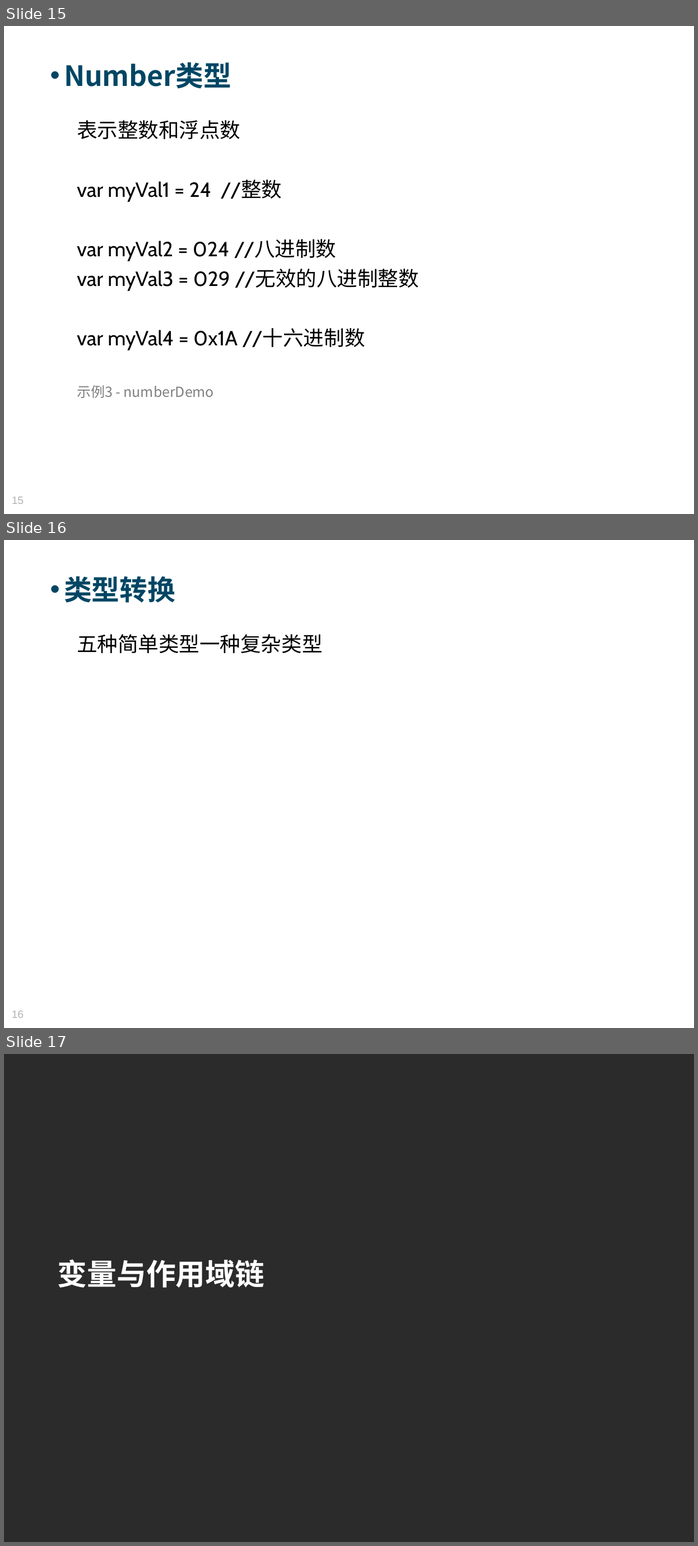
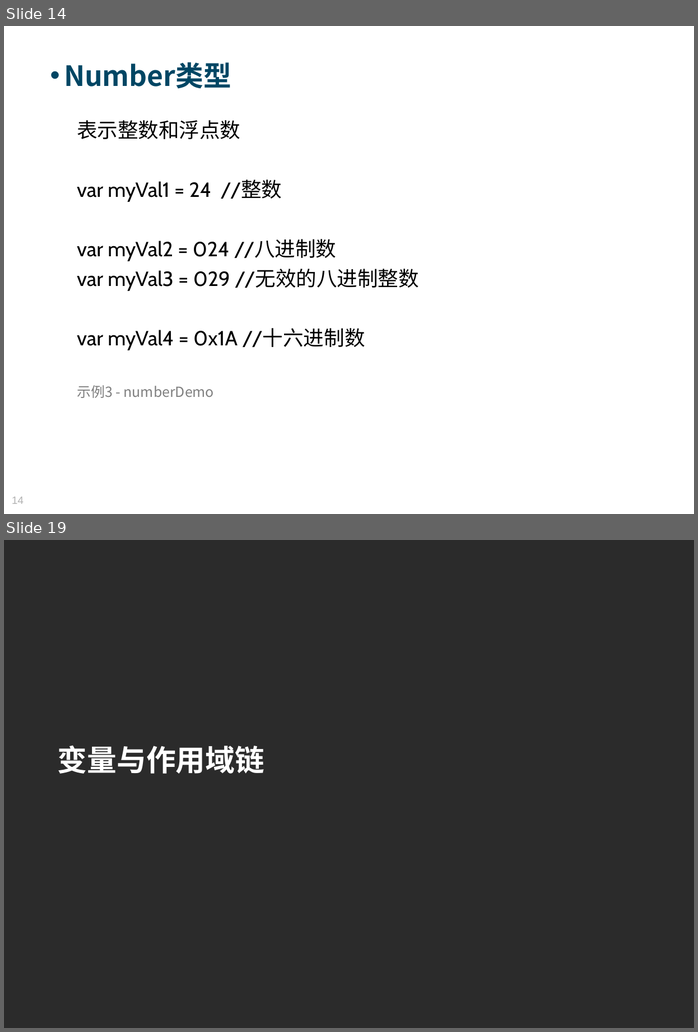
Before and after one commit to Moses824/Train-Javascript-Basic, a slide deck: Train_Javascript_Basic.ppt. Shown one above the other, each under a label of ours: slides 15, 16 and 17 before the commit, slides 14 and 19 after it; the slides between them are not shown. The pictures are 698x1546 and 698x1032 pixels, drawn with LibreOffice and Linux fonts; fonts in the diff are those of the drawing; background and template pictures are left out; a plain dark background stands for a picture behind light text. Boxes give left, top, right and bottom in pixels: in the first picture for what was removed or moved away, otherwise in the second. Text is boxed around its words. In the diff, an @@ line names an element or a change of style, - is before the commit and + after.

```diff
--- a/Train_Javascript_Basic.ppt
+++ b/Train_Javascript_Basic.ppt
@@ slide 16 removed at [4,540,694,1028], background picture (left out) @@
@@ text removed at [64,576,175,603] @@
-• 类型转换
@@ text removed at [77,634,322,653] @@
-五种简单类型一种复杂类型
@@ page number removed at [12,1010,24,1018] @@
-16
@@ what was slide 15 is now slide 14 @@
@@ page number at [12,496,24,504]: text changed @@
-15
+14
@@ what was slide 17 is now slide 19 @@
```
Also in this commit, not shown: 2 slides changed, 5 slides added, 1 other slide removed, 1 other file.
